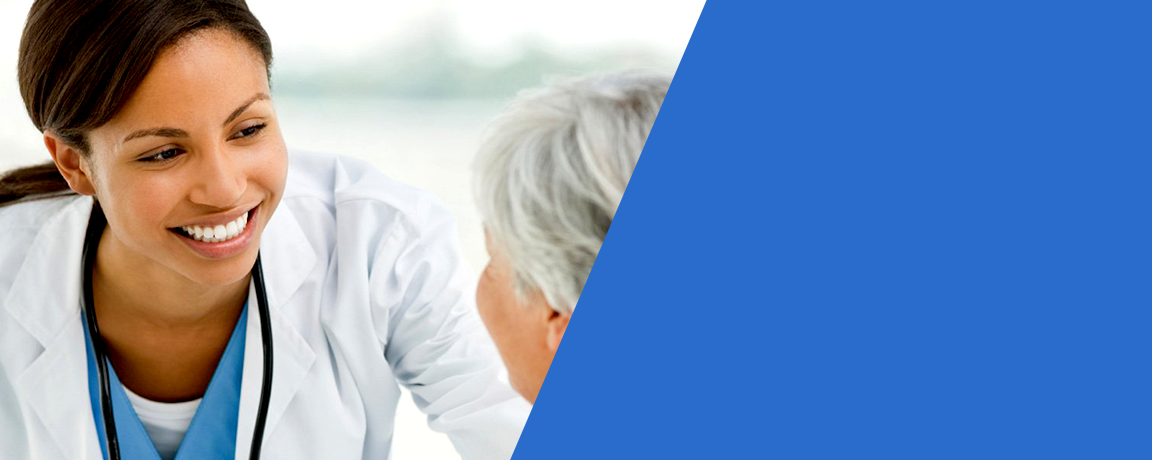
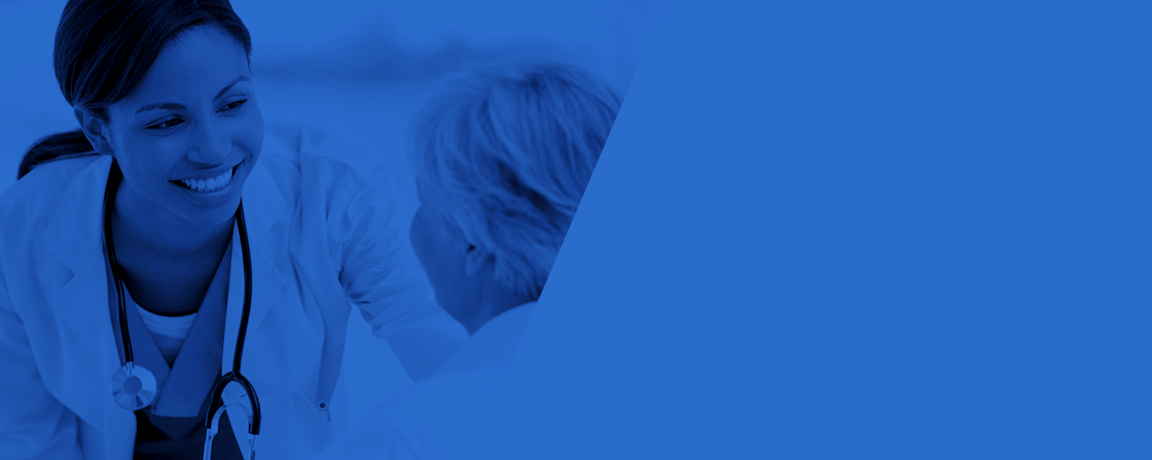
Before/after of a 1152 x 460 layered artwork. What changed in the layer stack:
painted on "Rectangle 2" over [470, 0, 707, 460]
added layer "Rectangle 3" (multiply) above "Levels 1" over [0, 0, 707, 460]
painted on "how-to-talk-to-your-doctor" over [0, 0, 707, 460]
